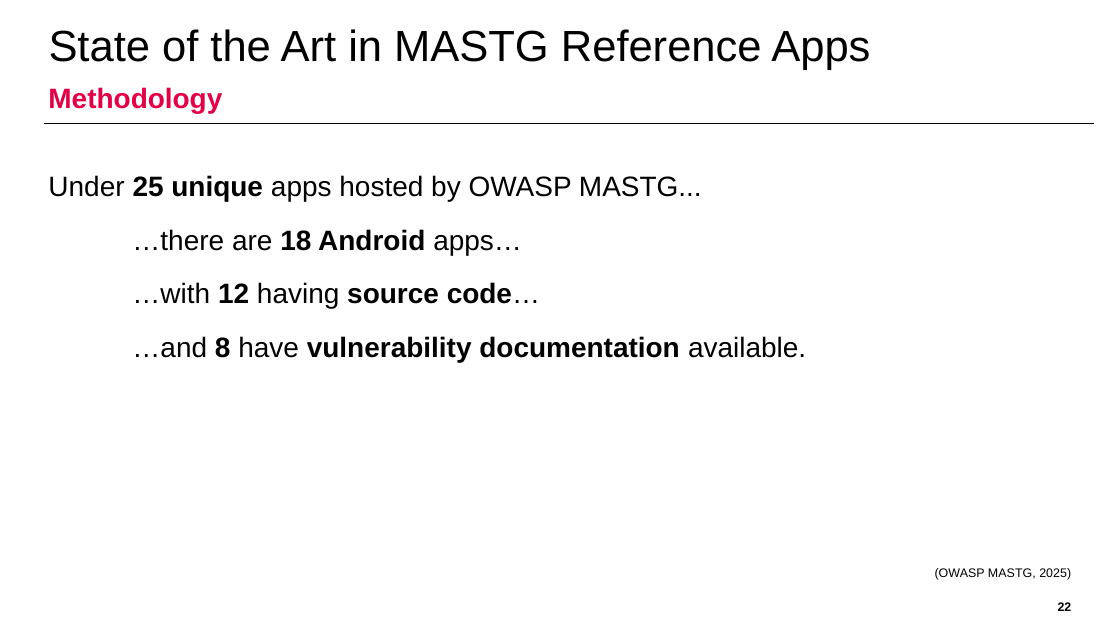
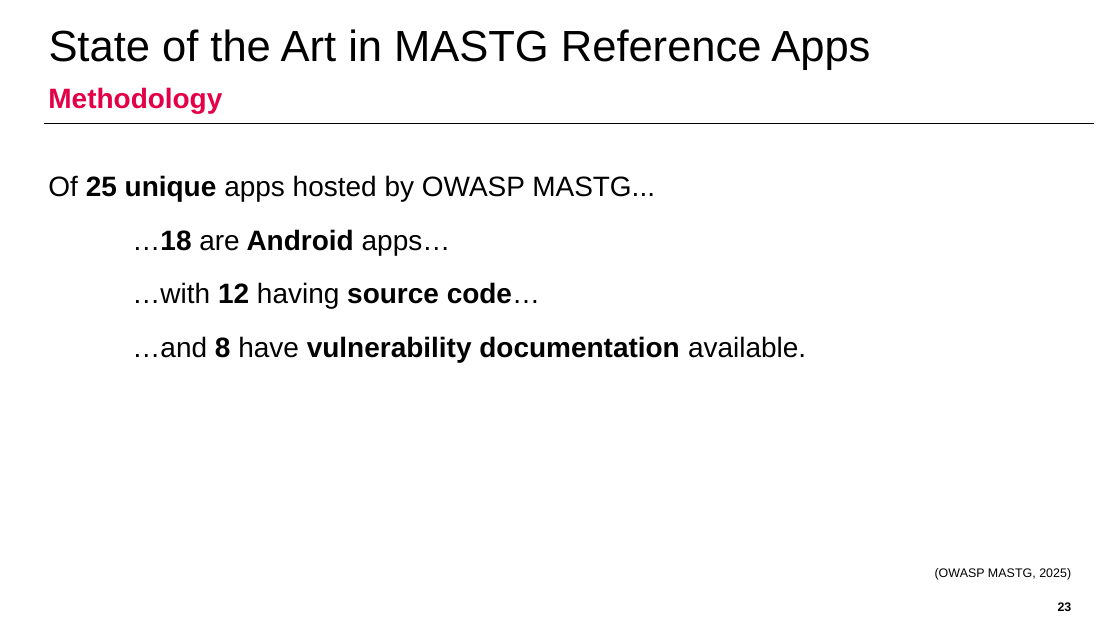
Before and after one commit to domi-cmd/Reference_Application_for_OWASP_MASTG, a slide deck: slide 23 of dev_documents/presentation/ba_thesis_presentation_kronig.pptx (slide 22 before the commit). Drawn at 1120x630 pixels with LibreOffice and Linux fonts; fonts in the diff are those of the drawing; background and template pictures are left out. Boxes give left, top, right and bottom in pixels: in the first picture for what was removed or moved away, otherwise in the second. Text is boxed around its words. In the diff, an @@ line names an element or a change of style, - is before the commit and + after.

```diff
--- a/dev_documents/presentation/ba_thesis_presentation_kronig.pptx
+++ b/dev_documents/presentation/ba_thesis_presentation_kronig.pptx
@@ text at (x1=48, y1=175, x2=655, y2=255): text changed @@
-Under 25 unique apps hosted by OWASP MASTG...
-…there are 18 Android apps…
+Of 25 unique apps hosted by OWASP MASTG...
+…18 are Android apps…
```
Also in this commit, not shown: 13 other slides changed, 2 slides added.
